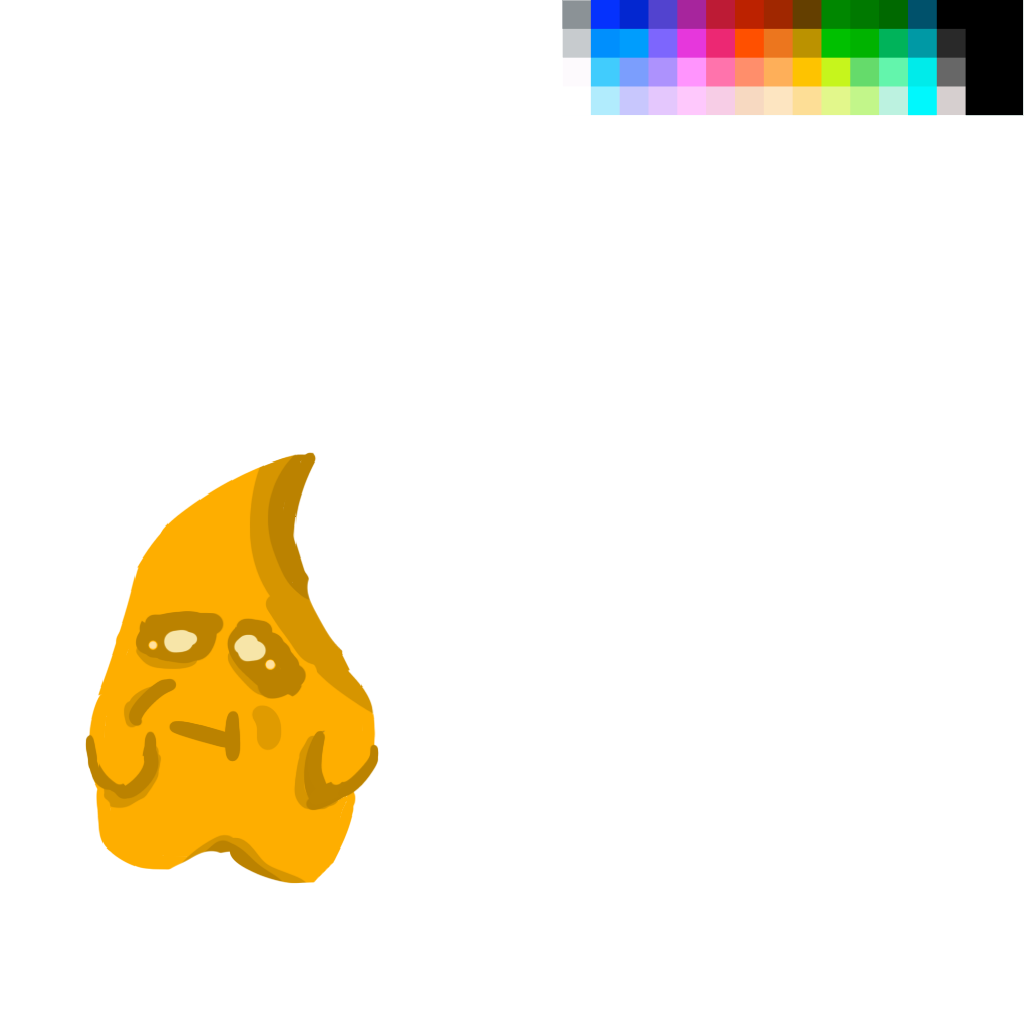
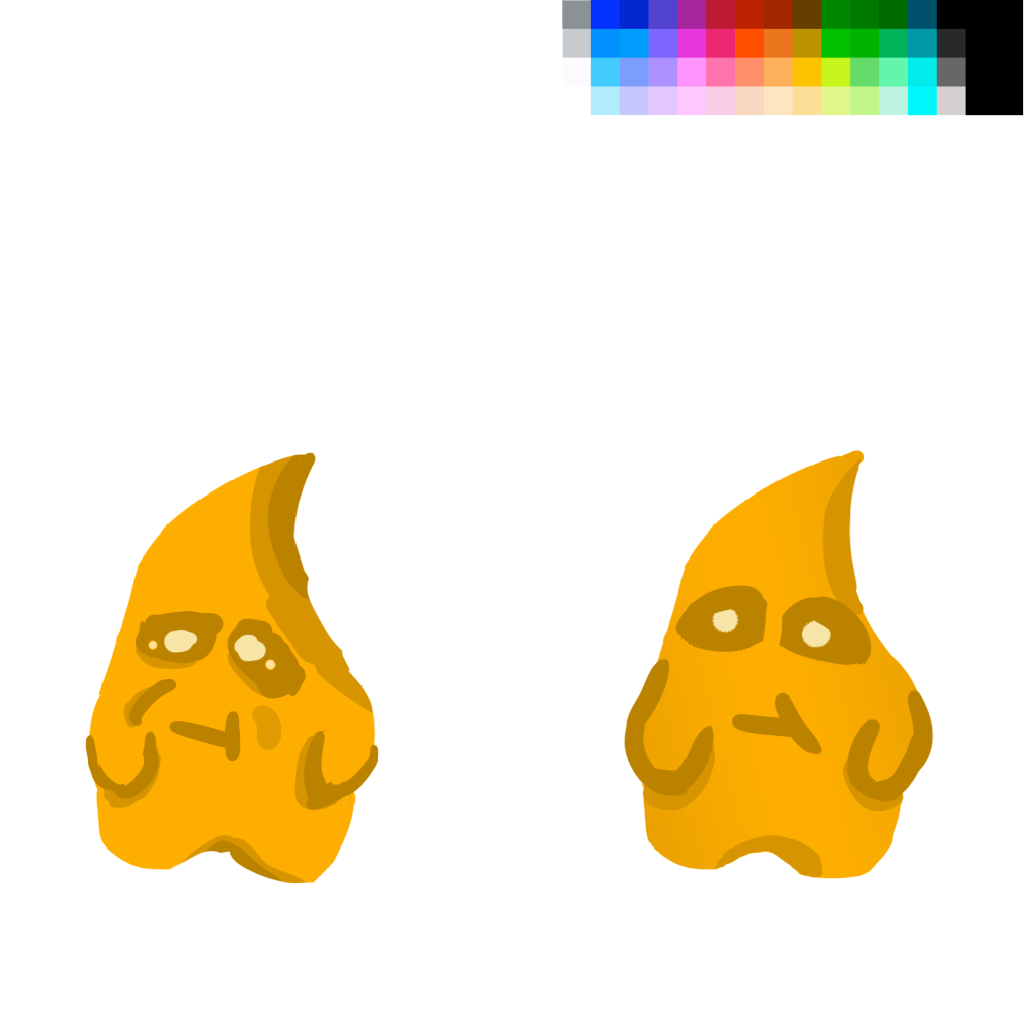
Layered file, before and after one edit (1024×1024). Changes by layer:
added layer "Layer 29" in group "Qinu2" over [674, 584, 872, 755]
added layer "Layer 28" in group "Qinu2" over [624, 658, 934, 803]
added layer "Layer 27" in group "Qinu2" over [642, 456, 904, 878]
added layer "Layer 26" (50%) in group "Qinu2" over [624, 449, 934, 879]
added layer "Layer 21" in group "Qinu2" over [632, 449, 926, 879]
